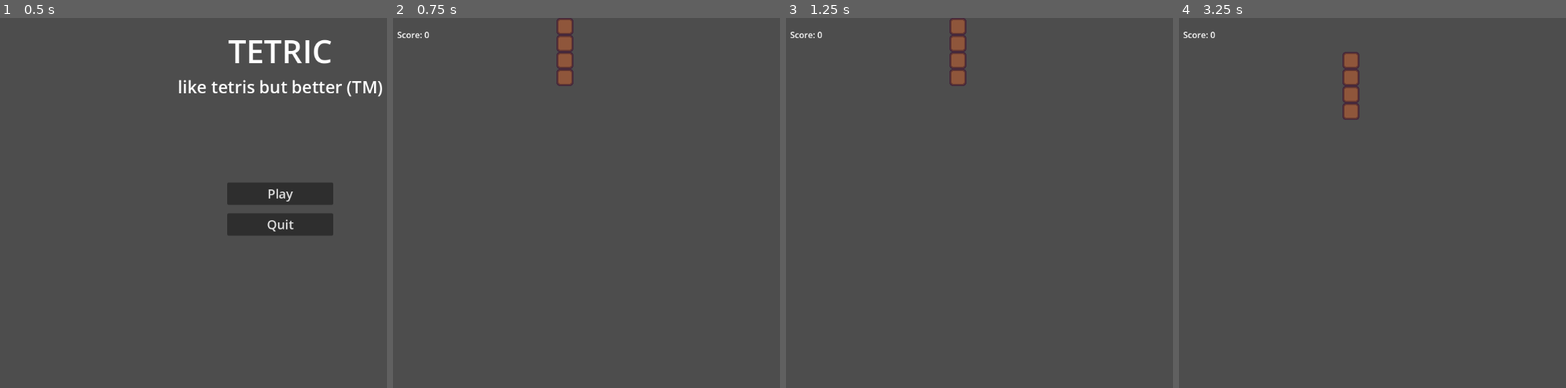
Above: before the commit, frames 1-4 (left to right).
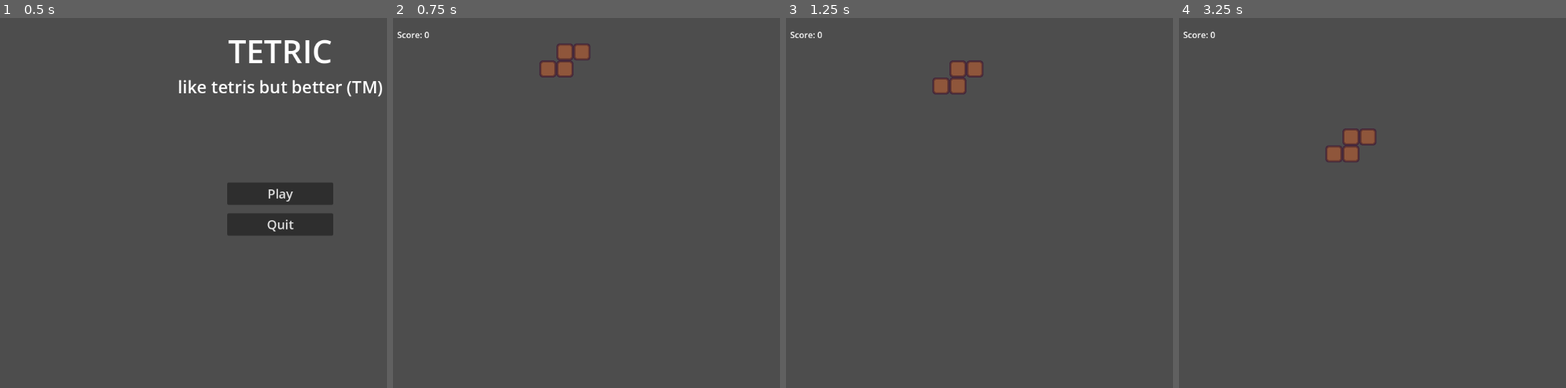
Above: after the commit, the same moments.

Repository: jollyroger182/tetric
Game: Godot game, scene res://scenes/menu/menu.tscn
Same seed, same stepped clock (60 frames per second), same inputs: the game is played once before the commit and once after it.
Inputs:
- Up to frame 1 (0.5 s): no input
- Up to frame 2 (0.75 s): click "Play" at 0.5 s
- Up to frame 3 (1.25 s): no input
- Up to frame 4 (3.25 s): tap Enter at 1.25 s; hold Right 1.28-2.03 s; tap W (rotate) at 1.35 s; tap Space at 2 s; hold Down 2.03-2.78 s; tap Alt at 2.1 s; hold Right from 2.78 s (still down); tap Shift at 2.85 s

Frame 1 is identical in both runs. In frame 2, 1.0% of the frame differs, in the area x 37-51%, y 0-19%; in frame 3, 1.1%; in frame 4, 1.6%, in the area x 37-51%, y 9-39%.

Commit message:
add random shapes and board positioning

Diff:
--- a/scenes/components/tetromino/gravity.gd
+++ b/scenes/components/tetromino/gravity.gd
@@ -1,7 +1,7 @@
 extends Node
 
 @export var piece: Tetromino
-@export var fall_interval = 1.0
+@export var fall_interval = 0.5
 
 var time = 0.0
 
--- a/scenes/components/tetromino/tetromino.gd
+++ b/scenes/components/tetromino/tetromino.gd
@@ -7,6 +7,17 @@
 
 @onready var cells: Array[Node2D] = [$Cell1, $Cell2, $Cell3, $Cell4]
 @onready var input_handler = $InputHandler
+
+# O, I, S, Z, L, J, T
+const shapes: Array[Array] = [
+	[Vector2i(-1, -1), Vector2i(-1, 0), Vector2i(0, -1), Vector2i(0, 0)],
+	[Vector2i(0, -2), Vector2i(0, -1), Vector2i(0, 0), Vector2i(0, 1)],
+	[Vector2i(-1, 0), Vector2i(0, 0), Vector2i(0, -1), Vector2i(1, -1)],
+	[Vector2i(-1, -1), Vector2i(0, -1), Vector2i(0, 0), Vector2i(1, 0)],
+	[Vector2i(-1, -2), Vector2i(-1, -1), Vector2i(-1, 0), Vector2i(0, 0)],
+	[Vector2i(0, -2), Vector2i(0, -1), Vector2i(0, 0), Vector2i(-1, 0)],
+	[Vector2i(-1, -1), Vector2i(0, -1), Vector2i(0, 0), Vector2i(1, -1)],
+]
 
 var offsets: Array[Vector2i] = [
 	Vector2i(0, 0),
@@ -19,6 +30,7 @@
 
 
 func _ready() -> void:
+	offsets.assign(shapes[randi_range(0, shapes.size()-1)])
 	for i in range(4):
 		cells[i].position = offsets[i] * Constants.SIZE
 		cells[i].scale.x = 1.0 * Constants.SIZE / cell_image.get_width()
--- a/scenes/main/board.gd
+++ b/scenes/main/board.gd
@@ -6,7 +6,12 @@
 
 # Called when the node enters the scene tree for the first time.
 func _ready() -> void:
-	pass # Replace with function body.
+	position.x = Constants.BOARD_SIZE.x * Constants.SIZE / 2.0
+	position.y = \
+		get_viewport().get_visible_rect().size.y \
+		- Constants.BOARD_SIZE.y \
+		* Constants.SIZE
+	print(position.x)
 
 
 # Called every frame. 'delta' is the elapsed time since the previous frame.
--- a/scenes/main/main.gd
+++ b/scenes/main/main.gd
@@ -5,8 +5,6 @@
 
 # Called when the node enters the scene tree for the first time.
 func _ready() -> void:
-	board.position.x = Constants.BOARD_SIZE.x * Constants.SIZE / 2
-	print(board.position.x)
 	board.spawn_piece()
 
 
